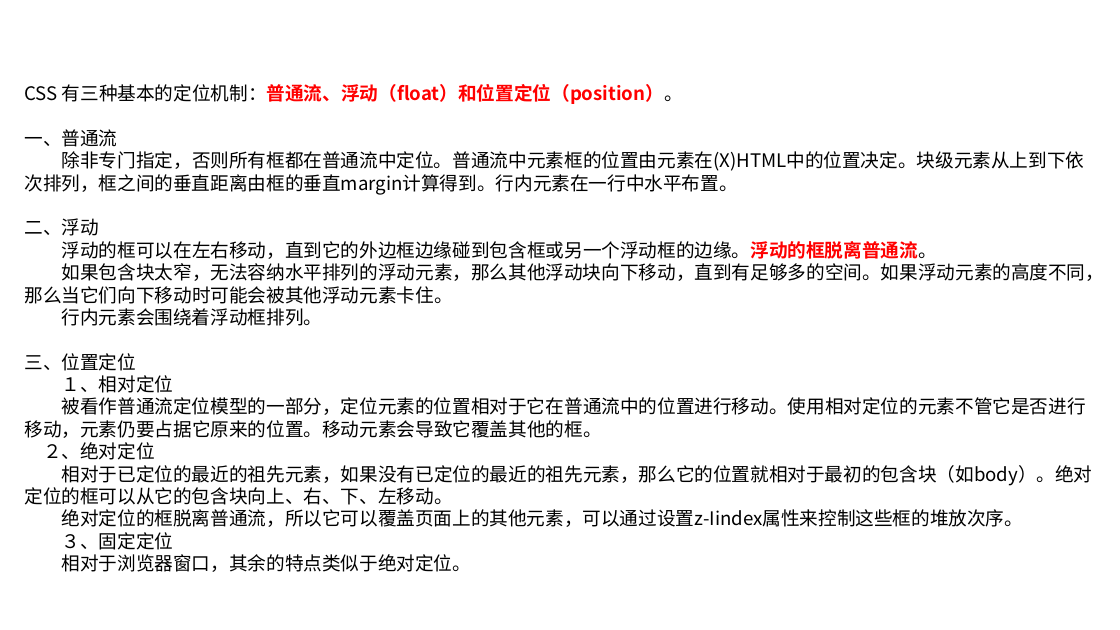
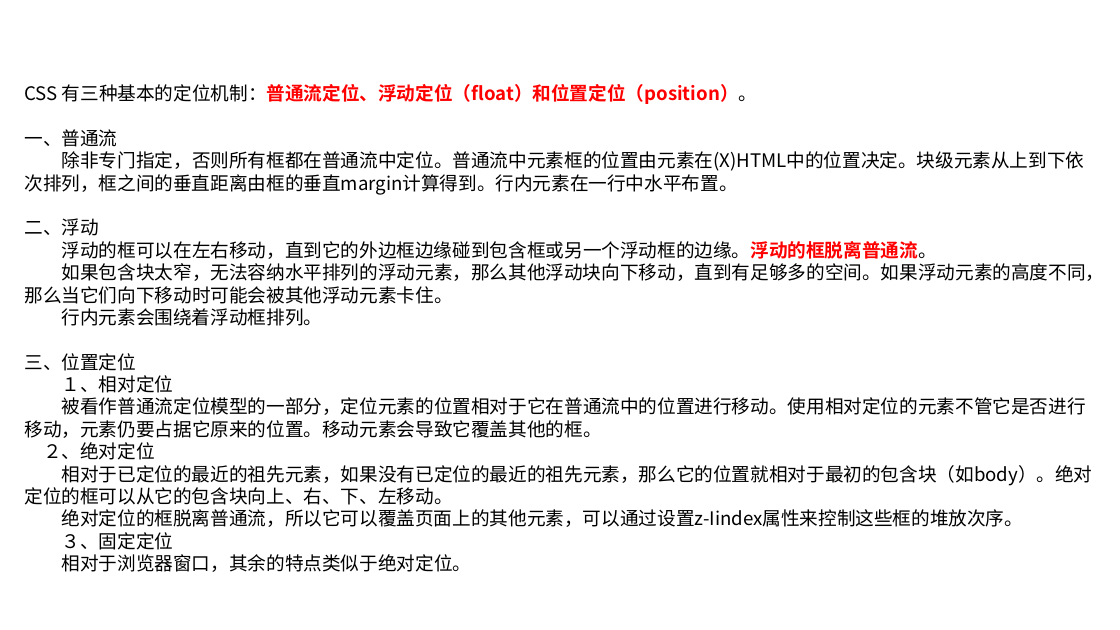
Before and after one commit to linkknown/PPT, a slide deck: slide 15 of 前端PPT/css 简介.pptx (slide 14 before the commit). Drawn at 1120x630 pixels with LibreOffice and Linux fonts; fonts in the diff are those of the drawing; background and template pictures are left out. Boxes give left, top, right and bottom in pixels: in the first picture for what was removed or moved away, otherwise in the second. Text is boxed around its words. In the diff, an @@ line names an element or a change of style, - is before the commit and + after.

```diff
--- a/前端PPT/css 简介.pptx
+++ b/前端PPT/css 简介.pptx
@@ text at (24,84,757,104): text changed @@
-CSS 有三种基本的定位机制：普通流、浮动（float）和位置定位（position）。
+CSS 有三种基本的定位机制：普通流定位、浮动定位（float）和位置定位（position）。
```
Also in this commit, not shown: 10 other slides changed, 1 slide added.
